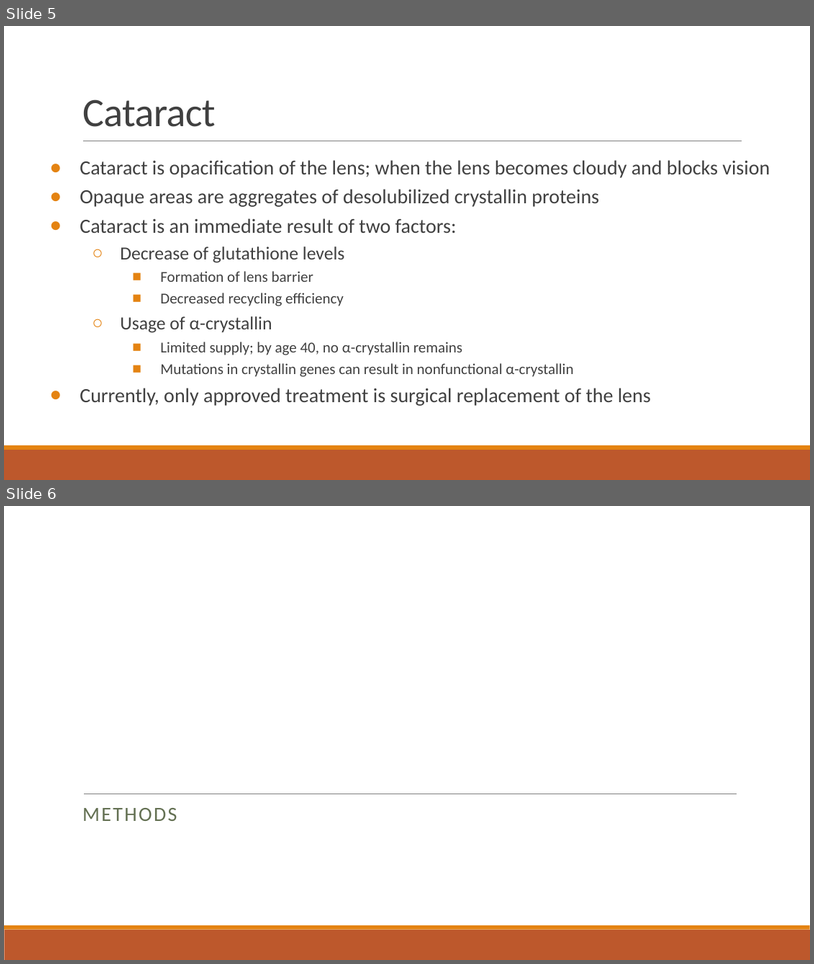
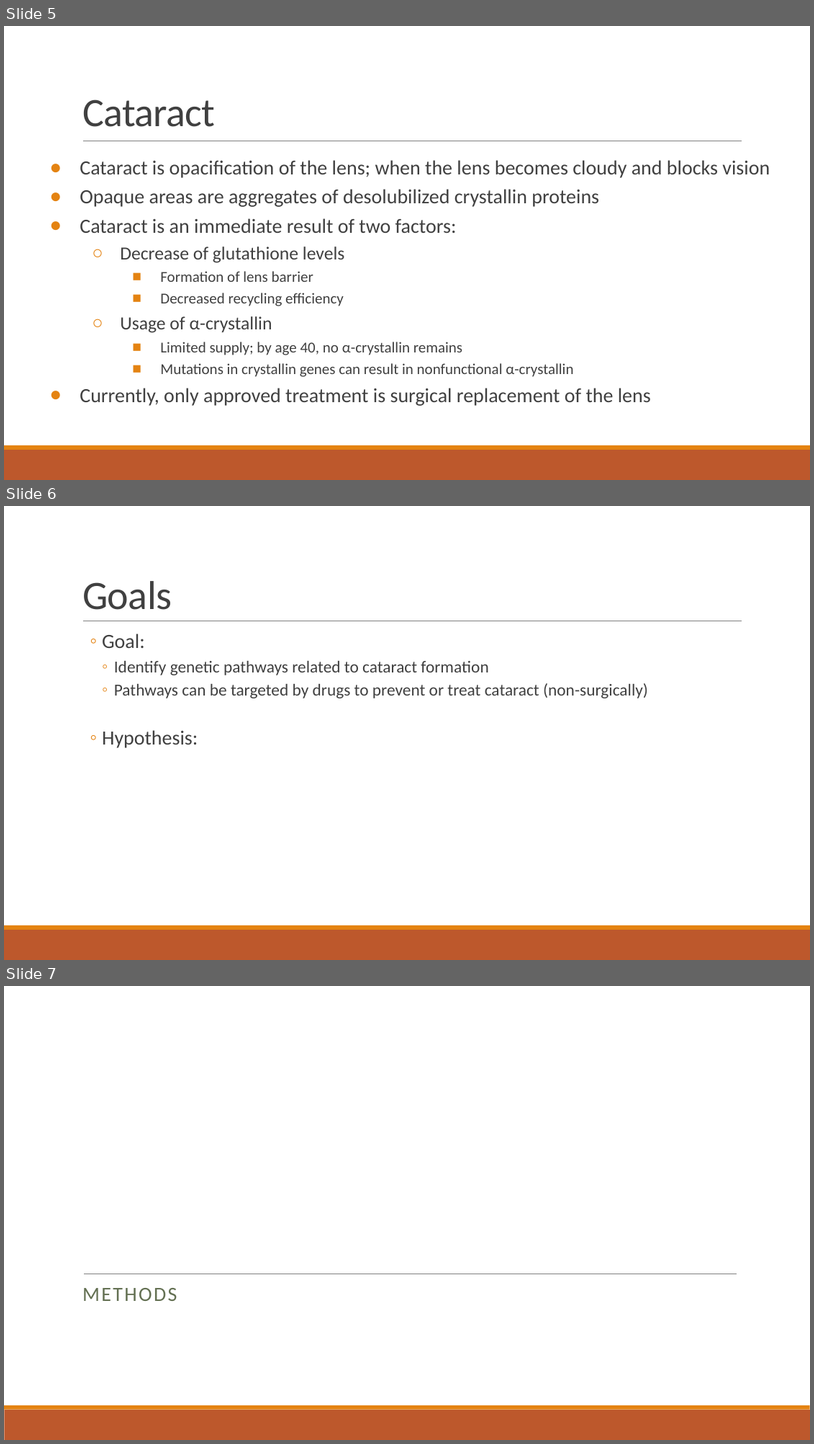
Before and after one commit to dyaom/REHS-2019, a slide deck: Cataract.pptx. Shown one above the other, each under a label of ours: slides 5 and 6 before the commit, slides 5, 6 and 7 after it. The pictures are 814x964 and 814x1444 pixels, drawn with LibreOffice and Linux fonts; fonts in the diff are those of the drawing. Boxes give left, top, right and bottom in pixels: in the first picture for what was removed or moved away, otherwise in the second. Text is boxed around its words. In the diff, an @@ line names an element or a change of style, - is before the commit and + after.

```diff
--- a/Cataract.pptx
+++ b/Cataract.pptx
@@ slide 6 added at (4, 506, 810, 960), background #FFFFFF; not listed: 3 template elements that a slide beside it also shows @@
@@ title added at (82, 581, 172, 610), 48 pt, text #404040 @@
+Goals
@@ text added at (102, 633, 648, 748), 20 pt, text #404040 @@
+  ◦ Goal:
+    ◦ Identify genetic pathways related to cataract formation
+    ◦ Pathways can be targeted by drugs to prevent or treat cataract (non-surgically)
+  ◦ Hypothesis:
@@ what was slide 6 is now slide 7 @@
```
Also in this commit, not shown: 2 slides changed, 8 other slides added, 20 other files.
